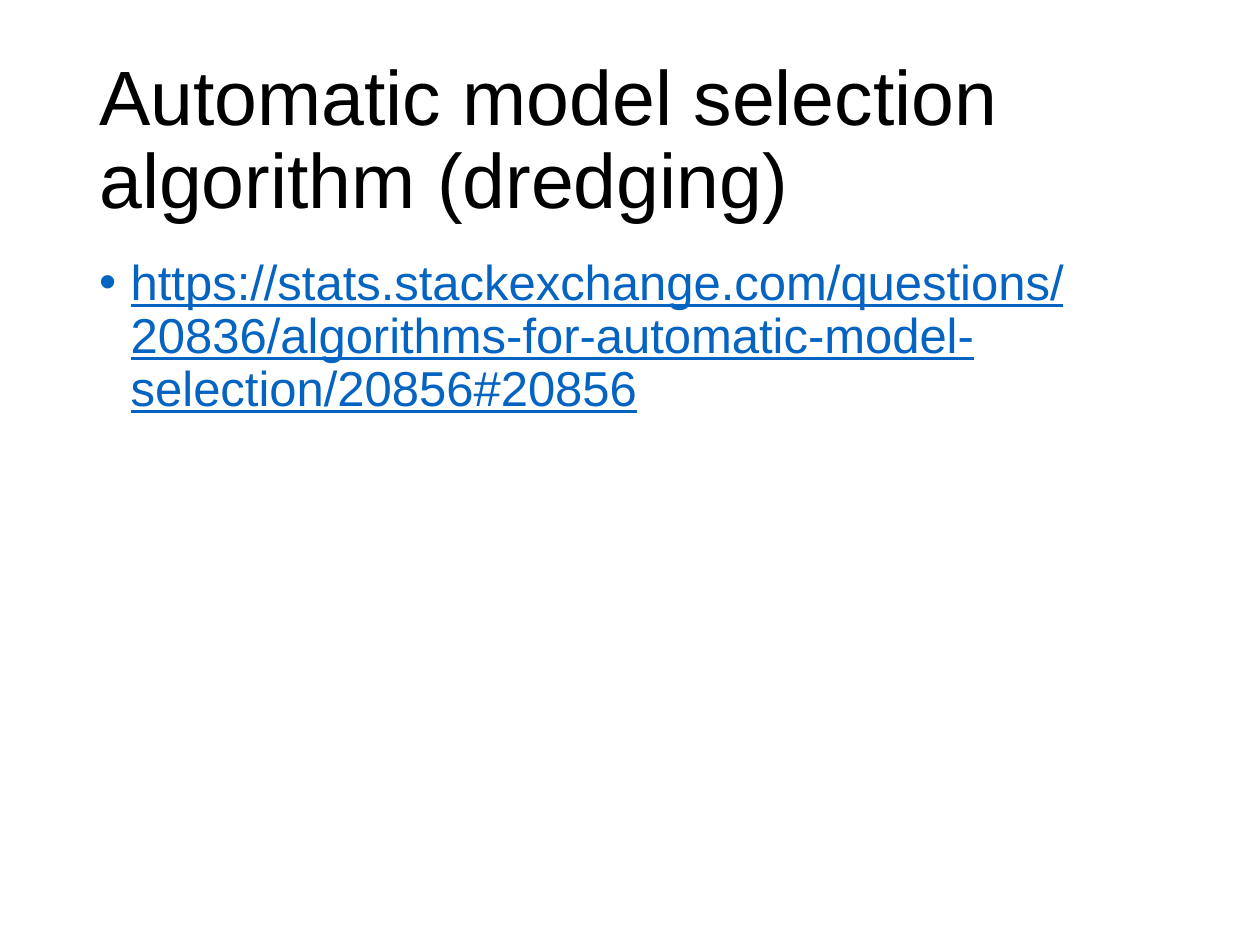
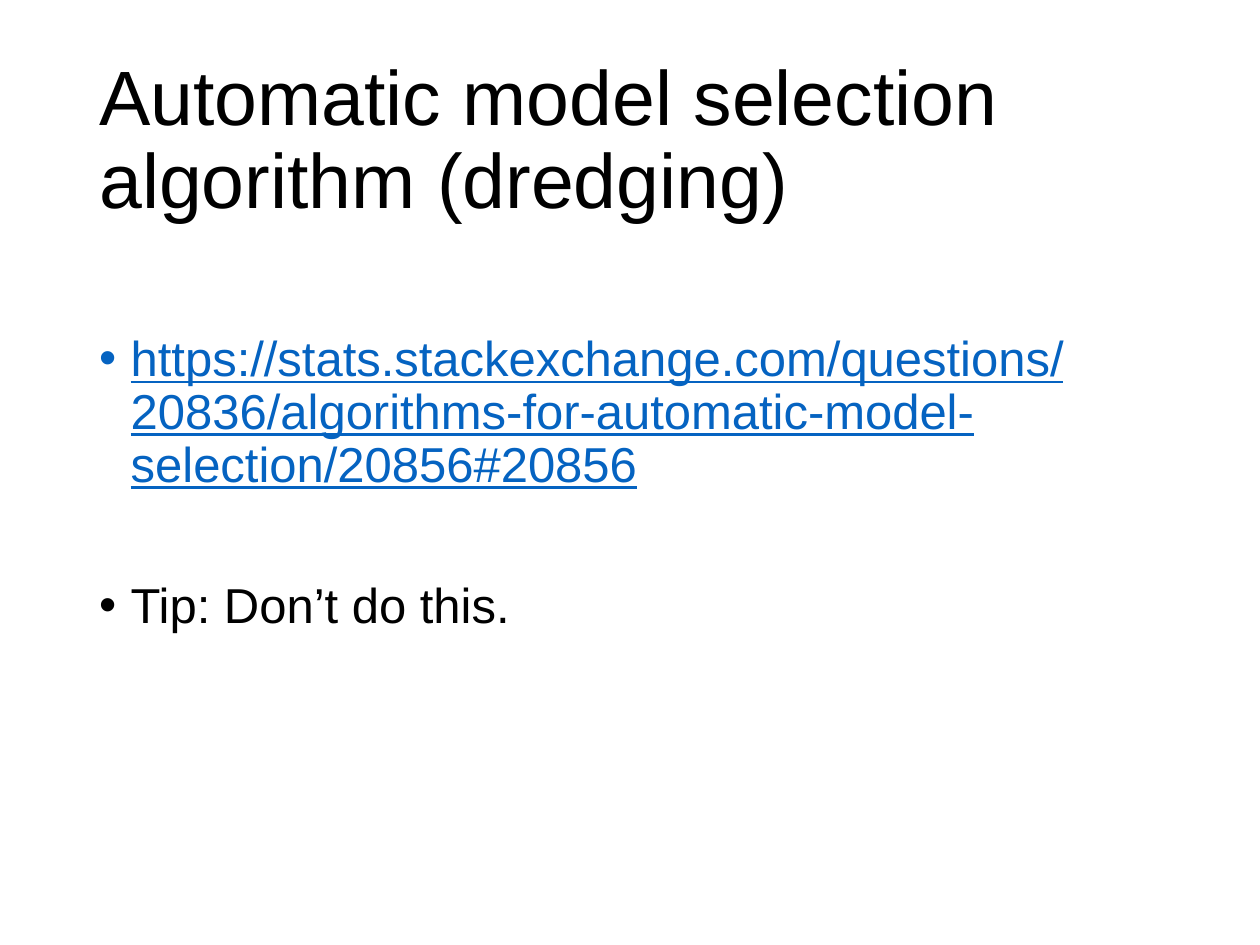
Before and after one commit to VTQuantMethodsEEB/klangwig, a slide deck: slide 31 of lectures/le111_model_selection.pptx. Drawn at 1260x945 pixels with LibreOffice and Linux fonts; fonts in the diff are those of the drawing. Boxes give left, top, right and bottom in pixels: in the first picture for what was removed or moved away, otherwise in the second. Text is boxed around its words. In the diff, an @@ line names an element or a change of style, - is before the commit and + after.

```diff
--- a/lectures/le111_model_selection.pptx
+++ b/lectures/le111_model_selection.pptx
@@ text at (x1=131, y1=587, x2=510, y2=633): paragraph added @@
+• Tip: Don’t do this.
```
Also in this commit, not shown: 4 other slides changed, 3 other files.
